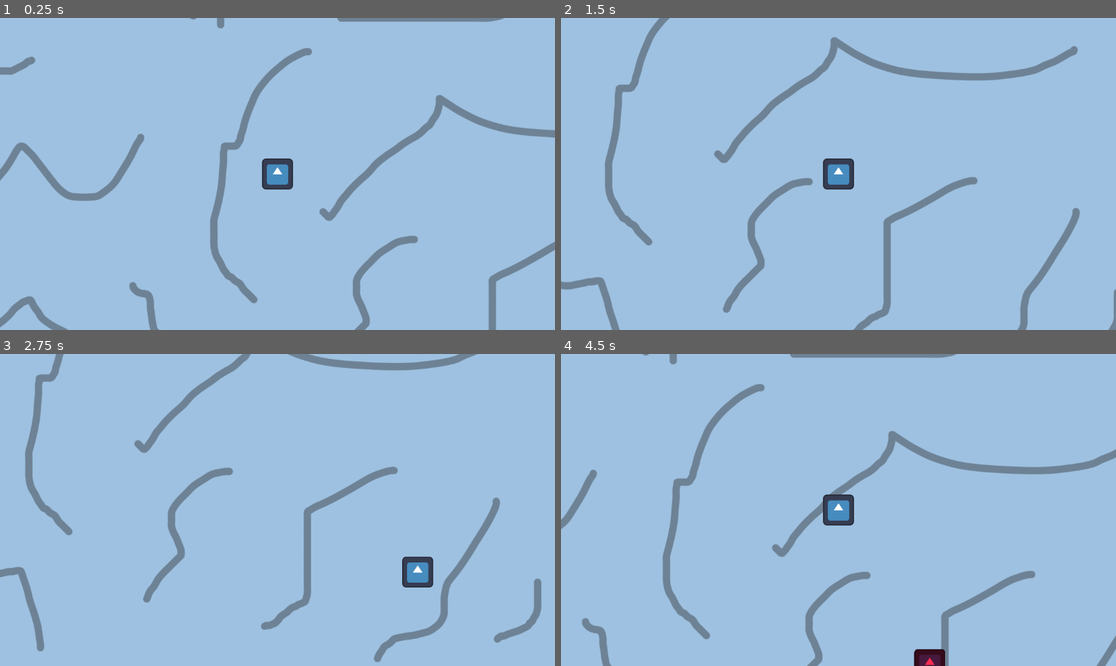
Above: before the commit, frames 1-4 (two rows, left to right).
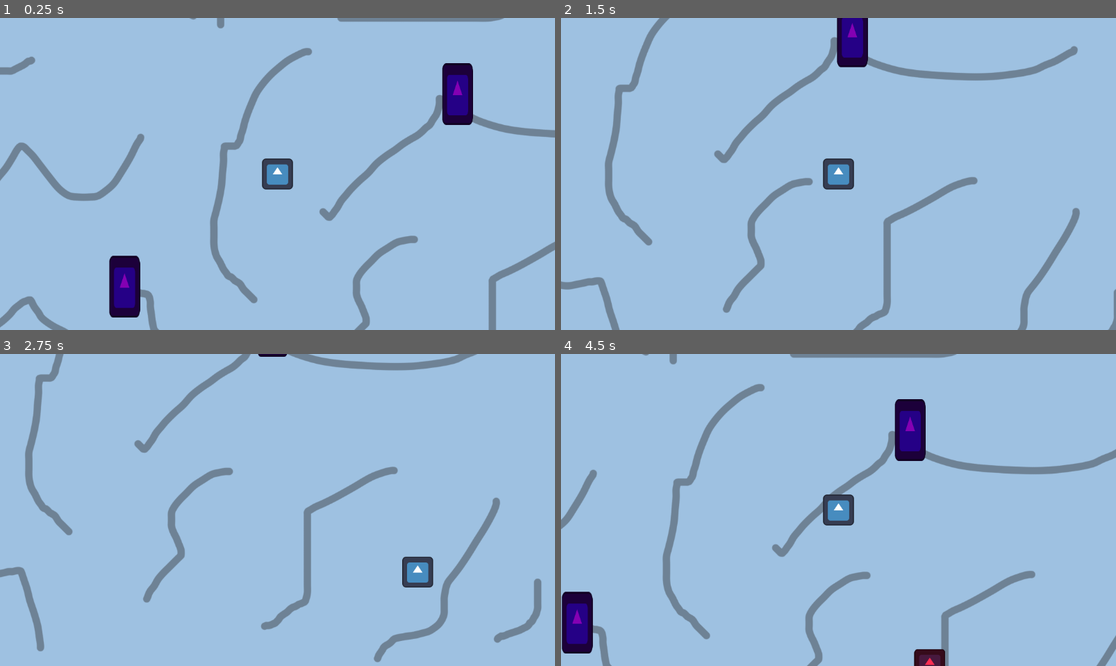
Above: after the commit, the same moments.

Repository: SleepyStudios/SummonerSurvivor
Game: Godot game, scene res://scenes/main.tscn
Two runs of this game, one before a commit and one after it. Both use one fixed random seed, a clock stepped at 60 frames per second and the inputs below. The engine's default icon, where the game draws it, is replaced by a stand-in: a white triangle on a blue panel in a dark square.
Inputs:
- Up to frame 1 (0.25 s): no input
- Up to frame 2 (1.5 s): tap Enter at 0.5 s; hold Right (right) 0.53-1.28 s; tap Space (dash) at 0.6, 1.35 s; hold Down (down) from 1.28 s (still down)
- Up to frame 3 (2.75 s): release Down (down) at 2.03 s; hold Right (right) from 2.03 s (still down); tap Space (dash) at 2.1 s
- Up to frame 4 (4.5 s): release Right (right) at 2.78 s; hold Up (up) 2.78-3.53 s; tap Space (dash) at 2.85, 3.6, 4.35 s; hold Left (left) from 3.53 s (still down)

The runs differ from the first frame. In frame 1, 2.2% of the frame differs, in the area x 19-86%, y 14-96%; in frame 2, 0.9%; in frame 3, less than 0.1%; in frame 4, 2.2%.

Commit message:
monument spawning

Diff:
--- a/scenes/bob.tscn
+++ b/scenes/bob.tscn
@@ -15,7 +15,7 @@
 [node name="CollisionShape2D" type="CollisionShape2D" parent="."]
 shape = SubResource("RectangleShape2D_uy1w8")
 
-[node name="Sprite" type="Sprite2D" parent="."]
+[node name="Sprite2D" type="Sprite2D" parent="."]
 modulate = Color(1, 0.180392, 0.32549, 1)
 scale = Vector2(0.5, 0.5)
 texture = ExtResource("1_67lmf")
--- a/scenes/main.tscn
+++ b/scenes/main.tscn
@@ -1,8 +1,9 @@
-[gd_scene load_steps=8 format=3 uid="uid://divr04l50vppw"]
+[gd_scene load_steps=9 format=3 uid="uid://divr04l50vppw"]
 
 [ext_resource type="Texture2D" uid="uid://dgstkdk67p5ns" path="res://assets/bg.png" id="1_2ejo1"]
 [ext_resource type="Script" path="res://scripts/player.gd" id="2_6afyc"]
 [ext_resource type="Texture2D" uid="uid://doyux5qiw0nid" path="res://icon.svg" id="2_jujlo"]
+[ext_resource type="Script" path="res://scripts/monuments_spawner.gd" id="3_loki5"]
 [ext_resource type="Script" path="res://scripts/spawner.gd" id="4_d5jgv"]
 
 [sub_resource type="RectangleShape2D" id="RectangleShape2D_fotqp"]
@@ -53,7 +54,8 @@
 [node name="Timer" type="Timer" parent="Spawner"]
 autostart = true
 
-[node name="Creatures" type="Node2D" parent="."]
+[node name="Monuments" type="Node2D" parent="."]
+script = ExtResource("3_loki5")
 
 [node name="Player" type="CharacterBody2D" parent="."]
 collision_layer = 5
@@ -65,7 +67,7 @@
 [node name="CollisionShape2D" type="CollisionShape2D" parent="Player"]
 shape = SubResource("RectangleShape2D_2bw7l")
 
-[node name="Sprite" type="Sprite2D" parent="Player"]
+[node name="Sprite2D" type="Sprite2D" parent="Player"]
 scale = Vector2(0.5, 0.5)
 texture = ExtResource("2_jujlo")
 
--- /dev/null
+++ b/scenes/monument.tscn
@@ -0,0 +1,59 @@
+[gd_scene load_steps=6 format=3 uid="uid://csaq15etrkjur"]
+
+[ext_resource type="Script" path="res://scripts/monument.gd" id="1_ulrv3"]
+[ext_resource type="Texture2D" uid="uid://doyux5qiw0nid" path="res://icon.svg" id="2_1f2nb"]
+
+[sub_resource type="RectangleShape2D" id="RectangleShape2D_4wuqk"]
+size = Vector2(64, 64)
+
+[sub_resource type="CircleShape2D" id="CircleShape2D_fw3wb"]
+radius = 64.0
+
+[sub_resource type="Theme" id="Theme_g2wxg"]
+Label/colors/font_color = Color(1, 1, 1, 1)
+Label/colors/font_outline_color = Color(0, 0, 0, 1)
+Label/constants/outline_size = 4
+Label/font_sizes/font_size = 32
+
+[node name="Monument" type="StaticBody2D"]
+position = Vector2(522, -193)
+collision_layer = 3
+script = ExtResource("1_ulrv3")
+
+[node name="CollisionShape2D" type="CollisionShape2D" parent="."]
+position = Vector2(2.08165e-12, 32)
+shape = SubResource("RectangleShape2D_4wuqk")
+debug_color = Color(0, 0.6, 0.701961, 0.419608)
+
+[node name="Sprite2D" type="Sprite2D" parent="."]
+modulate = Color(0.517647, 0, 0.701961, 1)
+z_index = 1
+scale = Vector2(0.5, 1)
+texture = ExtResource("2_1f2nb")
+
+[node name="InteractableArea" type="Area2D" parent="."]
+position = Vector2(2.08165e-12, 40)
+collision_mask = 4
+
+[node name="CollisionShape2D" type="CollisionShape2D" parent="InteractableArea"]
+shape = SubResource("CircleShape2D_fw3wb")
+
+[node name="Label" type="Label" parent="."]
+anchors_preset = 8
+anchor_left = 0.5
+anchor_top = 0.5
+anchor_right = 0.5
+anchor_bottom = 0.5
+offset_left = -150.0
+offset_top = -128.0
+offset_right = 150.0
+offset_bottom = -83.0
+grow_horizontal = 2
+grow_vertical = 2
+size_flags_horizontal = 4
+theme = SubResource("Theme_g2wxg")
+text = "OFFER SOULS"
+horizontal_alignment = 1
+
+[connection signal="body_entered" from="InteractableArea" to="." method="_on_interactable_area_body_entered"]
+[connection signal="body_exited" from="InteractableArea" to="." method="_on_interactable_area_body_exited"]
--- a/scripts/creature.gd
+++ b/scripts/creature.gd
@@ -1,5 +1,8 @@
-extends CharacterBody2D
+class_name Creature extends CharacterBody2D
 
+@export var soul_key: String
+@export var souls_required: int
+@export var kill_points: int
 @onready var player: CharacterBody2D = $"../../Player"
 
 var speed = 250.0
--- /dev/null
+++ b/scripts/monument.gd
@@ -0,0 +1,14 @@
+extends StaticBody2D
+
+@onready var label: Label = $"Label"
+var soul_key: String
+
+func _ready() -> void:
+	label.text = "OFFER %s SOULS" % [soul_key.to_upper()]
+	label.visible = false
+
+func _on_interactable_area_body_entered(_body: Node2D) -> void:
+	label.visible = true
+
+func _on_interactable_area_body_exited(_body: Node2D) -> void:
+	label.visible = false
--- /dev/null
+++ b/scripts/monuments_spawner.gd
@@ -0,0 +1,29 @@
+class_name MonumentsSpawner extends Node2D
+
+const SPAWN_OFFSET = 96
+const SPAWN_BOUNDARY = 196
+const SOUL_KEYS = ["bob", "yip"]
+
+@onready var cam: Camera2D = $"../Player/Camera2D"
+var scene = preload ("res://scenes/monument.tscn")
+
+func spawn() -> void:
+  var rng = RandomNumberGenerator.new()
+
+  for soul_key in SOUL_KEYS:
+    var spawned = false
+    while not spawned:
+      var rand_pos = Vector2(
+        cam.get_screen_center_position().x + rng.randf_range(cam.limit_left + SPAWN_OFFSET, cam.limit_right - SPAWN_OFFSET),
+        cam.get_screen_center_position().y + rng.randf_range(cam.limit_top + SPAWN_OFFSET, cam.limit_bottom - SPAWN_OFFSET)
+      )
+
+      var nodes_to_check = get_children().duplicate()
+      nodes_to_check.append(cam.get_parent())
+
+      if not nodes_to_check.any(func (node: Node2D): return node.position.distance_to(rand_pos) <= SPAWN_BOUNDARY):
+        var monument = scene.instantiate()
+        monument.position = rand_pos
+        monument.soul_key = soul_key
+        add_child(monument)
+        spawned = true
--- a/scripts/player.gd
+++ b/scripts/player.gd
@@ -10,6 +10,7 @@
 @onready var dash_timer: Timer = $"DashTimer"
 @onready var dash_cooldown_timer: Timer = $"DashCooldownTimer"
 @onready var bg: Sprite2D = $"../BG"
+@onready var monuments_spawner: MonumentsSpawner = $"../Monuments"
 
 func _ready() -> void:
 	var rect: Rect2 = bg.get_rect()
@@ -19,6 +20,7 @@
 	cam.limit_left = rect.position.x
 	cam.limit_right = rect.position.x + rect.size.x
 	cam.limit_smoothed = true
+	monuments_spawner.spawn()
 
 func get_input() -> void:
 	var input_direction = Input.get_vector("left", "right", "up", "down")
--- a/scripts/spawner.gd
+++ b/scripts/spawner.gd
@@ -19,7 +19,6 @@
   }
 ]
 
-@onready var creatures = $"../Creatures"
 @onready var cam: Camera2D = $"../Player/Camera2D"
 
 var time: int = 0
@@ -52,4 +51,4 @@
 
   var enemy = pattern.scene.instantiate()
   enemy.position = rand_pos
-  creatures.add_child(enemy)
+  add_child(enemy)
